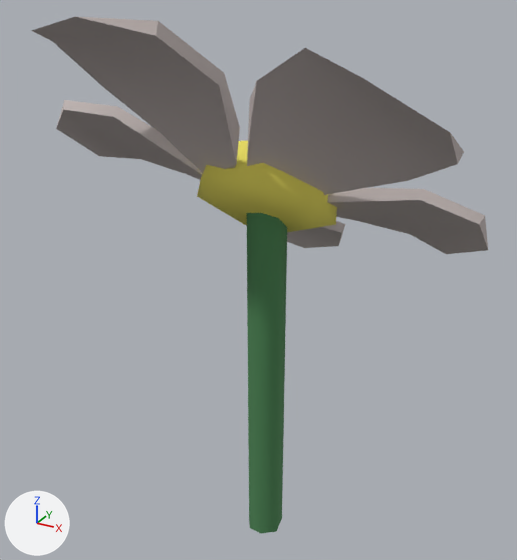
A saved change to the FBX model Assets/Users/Eden/Meshes/Flower1.fbx.
Camera for both pictures: a 50 mm lens placed at (0.62, -1.126, 1.187), pointed at (-0.029, 0.054, 0.597). Arrows for +X, +Y and +Z are at lower left; the lights stay in place. Where no turn or scale is listed for an object, it has been applied to the vertices.
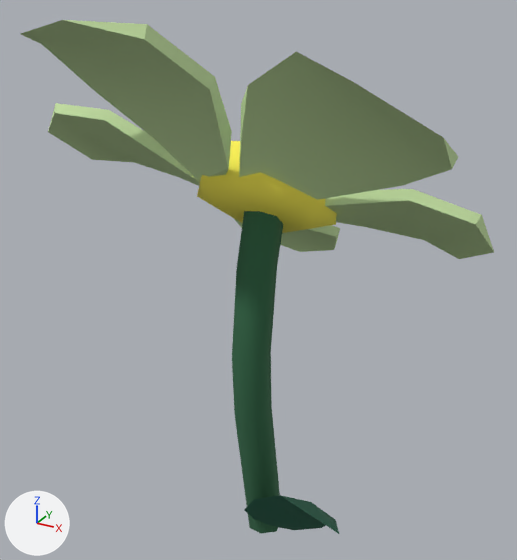
The newer file is also turned or shifted as a whole; pictures and numbers use the older file's frame.

Location of each change, (x1, y1, x2, y2) in pixels of the pictures (517 x 560 px; the box of a moved part takes in the faces that stretch with it):
'Cube.004', recoloured, reshaped, moved, turned, rescaled
    before: (32, 17, 488, 254)
    after: (21, 20, 494, 259)
'Cube.001', added (green)
    after: (244, 495, 339, 534)
part 1 of me_cube_017, moved or reshaped
    before: (56, 100, 203, 180)
    after: (235, 219, 340, 252)
part 2 of me_cube_017, moved or reshaped
    before: (287, 221, 345, 248)
    after: (48, 103, 200, 186)
part 3 of me_cube_017, moved or reshaped
    before: (327, 188, 488, 254)
    after: (239, 52, 458, 200)
part 4 of me_cube_017, moved or reshaped
    before: (247, 48, 464, 195)
    after: (325, 189, 494, 259)
part 5 of me_cube_017, added (green)
    after: (21, 20, 232, 181)
part 6 of me_cube_017, deleted
    before: (32, 17, 240, 173)
part 7 of me_cylinder_006, built on
    before: (247, 213, 287, 534)
    after: (232, 211, 283, 534)

Diff of the bpy script that builds the scene:
```diff
--- a/Assets/Users/Eden/Meshes/Flower1.fbx.py
+++ b/Assets/Users/Eden/Meshes/Flower1.fbx.py
@@ mat_flower1_leaves @@
 mat_flower1_leaves = principled_material('flower1 leaves')
-mat_flower1_leaves.base_color = (0.56, 0.493, 0.478)  # light grey #c5bab8
+mat_flower1_leaves.base_color = (0.589, 0.787, 0.393)  # green #cae5a8
 mat_flower1_leaves.roughness = 1.0
@@ me_cylinder_006 @@
-me_cylinder_006.from_pydata(...)  # 39 vertices, 31 faces; spans x -0.145..0.131, y -0.104..0.153, z -0.368..0.535
+me_cylinder_006.from_pydata(...)  # 63 vertices, 55 faces; spans x -0.145..0.131, y -0.104..0.153, z -0.368..0.535
+# me_cylinder_006 part 7
+# 8 faces are deleted
+# 24 vertices are added at x -0.036..0.041, y -0.104..-0.003, z -0.027..0.284
+# 32 new faces join them, mat_flower_base (dark green #336847)
 me_cylinder_006.materials.append(mat_flower_base)
@@ me_cube_017 @@
 me_cube_017.from_pydata(...)  # 70 vertices, 95 faces; spans x -71.0..62.0, y -43.0..37.0, z -118.0..35.0
 # used by ob_cube_004; location = (-0.079, 0.247, 0.67); rotation_euler = (-0.763, -0.632, 3.046), in degrees (-44, -36, 175); scale = (-0.00588, -0.00588, -0.00588)
+# me_cube_017 part 1: the loose piece of 14 vertices spanning x -71.0..-7.0, y -43.0..-10.0, z -54.0..2.0 is multiplied about its middle by the matrix ((0.0, 0.0, -0.588), (0.082, 0.582, 0.0), (0.582, -0.082, 0.0)), then moved by (30.0, 9.0, 6.0)
+# me_cube_017 part 2: the loose piece of 14 vertices spanning x -27.0..21.0, y -14.0..16.0, z -35.0..35.0 is multiplied about its middle by the matrix ((0.0, 0.0, -0.588), (0.082, 0.582, 0.0), (0.582, -0.082, 0.0)), then moved by (-23.0, 0.0, -1.0)
+# me_cube_017 part 3: the loose piece of 14 vertices spanning x 5.0..62.0, y -6.0..37.0, z -57.0..-1.0 is multiplied about its middle by the matrix ((0.472, 0.28, -0.211), (-0.12, 0.462, 0.343), (0.329, -0.232, 0.428)), then moved by (-15.0, -6.0, 44.0)
+# me_cube_017 part 4: the loose piece of 14 vertices spanning x -11.0..41.0, y -12.0..28.0, z -118.0..-51.0 is multiplied about its middle by the matrix ((0.435, 0.269, -0.29), (-0.085, 0.485, 0.322), (0.387, -0.196, 0.397)), then moved by (8.0, -19.0, 72.0)
+# me_cube_017 part 5: the loose piece of 14 vertices spanning x 5.0..62.0, y -6.0..37.0, z -57.0..-1.0 is copied, and the copy is multiplied about its middle by the matrix ((0.0, 0.0, -0.588), (0.082, 0.582, 0.0), (0.582, -0.082, 0.0)), then moved by (-45.0, -1.0, 51.0); it spans x -28.0..5.0, y -1.0..29.0, z 7.0..37.0
+# me_cube_017 part 6: the loose piece of 14 vertices spanning x -63.0..-5.0, y -34.0..-5.0, z -114.0..-49.0 is deleted
 me_cube_017.materials.append(mat_flower1_leaves)
@@ me_cube_004 @@
+me_cube_004.from_pydata([(0.085, 0.017, 0.013), (-0.054, 0.124, -0.163), (0.014, -0.088, 0.122), (-0.125, 0.019, -0.054), (-0.137, 0.107, -0.168), (0.154, -0.143, 0.139), (0.029, 0.082, -0.086), (-0.062, -0.052, 0.054), (-0.006, 0.021, 0.009), (0.001, -0.013, -0.004), (0.05, -0.027, 0.075), (0.052, -0.047, 0.064)], [], [(9, 11, 2, 7), (8, 10, 0, 6), (7, 2, 10, 8), (6, 0, 11, 9), (1, 6, 9, 4), (3, 7, 8, 4), (4, 8, 6, 1), (4, 9, 7, 3), (2, 5, 10), (10, 5, 0), (0, 5, 11), (11, 5, 2)])
+me_cube_004.materials.append(mat_green)  # dark green #0c5e45
@@ ob_cube_004 @@
 ob_cube_004 = bpy.data.objects.new('Cube.004', me_cube_017)
-ob_cube_004.location = (-0.079, 0.247, 0.67)
-ob_cube_004.rotation_euler = (-0.763, -0.632, 3.046)  # degrees (-44, -36, 175)
-ob_cube_004.scale = (-0.00588, -0.00588, -0.00588)
+ob_cube_004.location = (-0.014, 0.02, 0.831)
+ob_cube_004.rotation_euler = (1.571, 0.0, 0.0)  # degrees (90, 0, 0)
+ob_cube_004.scale = (0.01, 0.01, 0.01)
@@ ob_cube_001 @@
+ob_cube_001 = bpy.data.objects.new('Cube.001', me_cube_004)
+ob_cube_001.location = (0.136, -0.101, 0.175)
```
